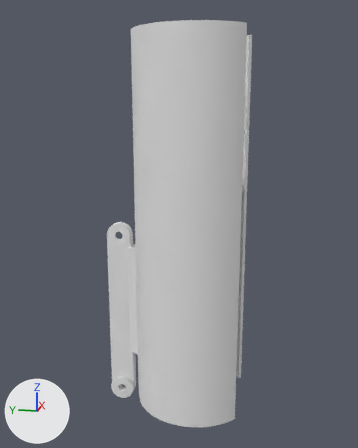
The Blender file mudguard alt right.blend: old version first, new version second.
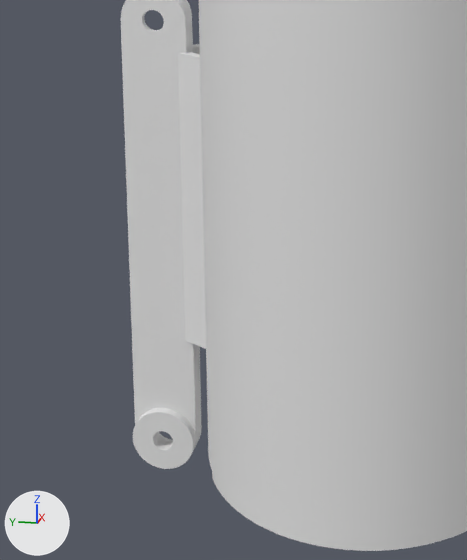
Each version appears first whole from a 50 mm camera at (-270.8, -44.0, 169.1) aimed at (2.9, 10.7, 100.7), and next in a close-up on the part from 18% to 65% of the width and 51% to 96% of the height. The axes (+X, +Y, +Z) are drawn at lower left. The lights are the same throughout.

Objects in the first close-up: 'Guard', 'connection inner', 'front bracket'.
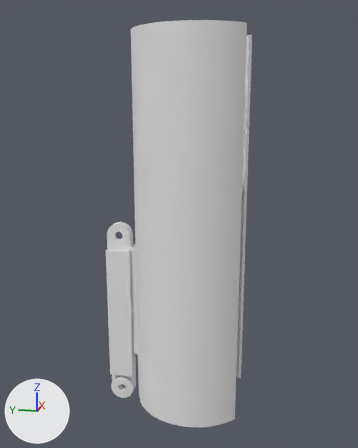
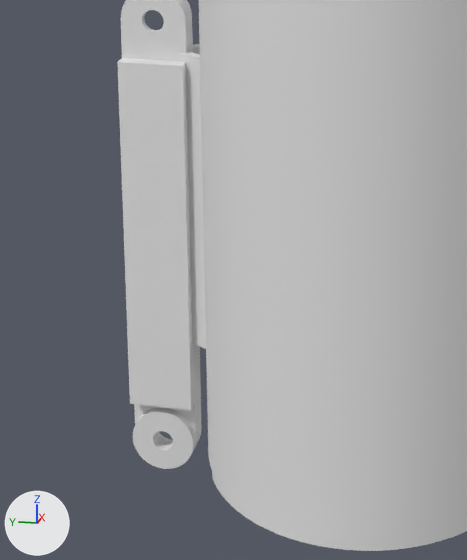
Commit message: increase thickness of front bracket to avoid breakage

Boxes (x1, y1, x2, y2) around the edits, measured in the close-ups (467 x 560 px):
'front bracket', modifiers changed
    before: (121, 0, 202, 469)
    after: (117, 0, 202, 469)

What the commit changed:
Mesh me_cube_010 is new.
It is a box spanning x -2.0..0.0, y -1.0..1.0, z -1.0..1.0.
Object 'front bracket' (ob_front_bracket) gains a BOOLEAN modifier named 'Boolean.006'.
Modifier setting: object = ob_bracket_supporter.
Modifier setting: operation = 'UNION'.
Object 'bracket supporter' (ob_bracket_supporter) is new; it shows me_cube_010.
Its parent is ob_front_bracket.
Its matrix parent inverse is Matrix(((0.8, 0.0, 0.0, -7.2), (0.0, 0.133, 0.0, -6.6), (0.0, 0.0, 0.0195, 0.244), (0.0, 0.0, 0.0, 1.0))).
Its location is (10.0, 49.5, 39.0).
Its scale is (2.0, 7.5, 42.0).
It is now shown.
